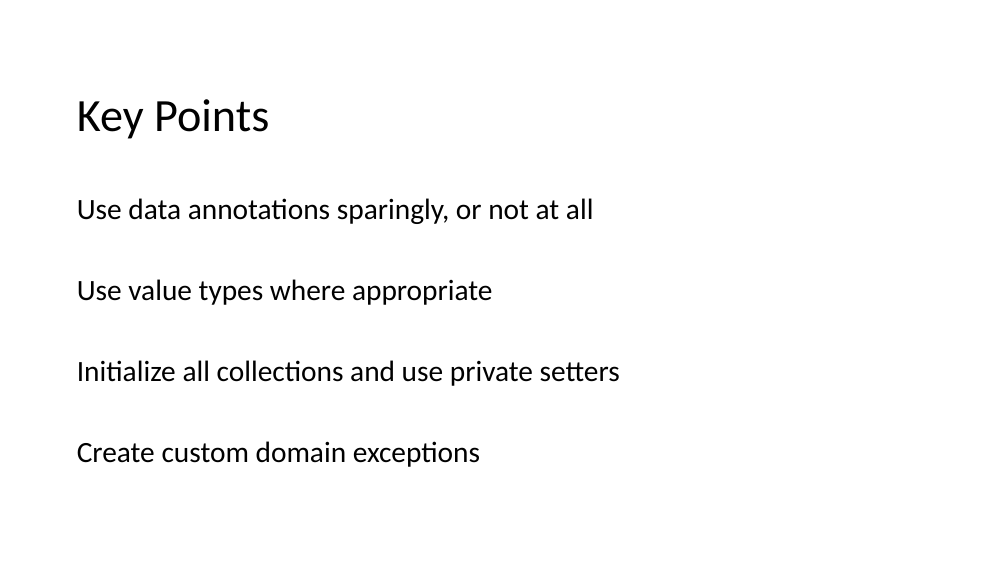
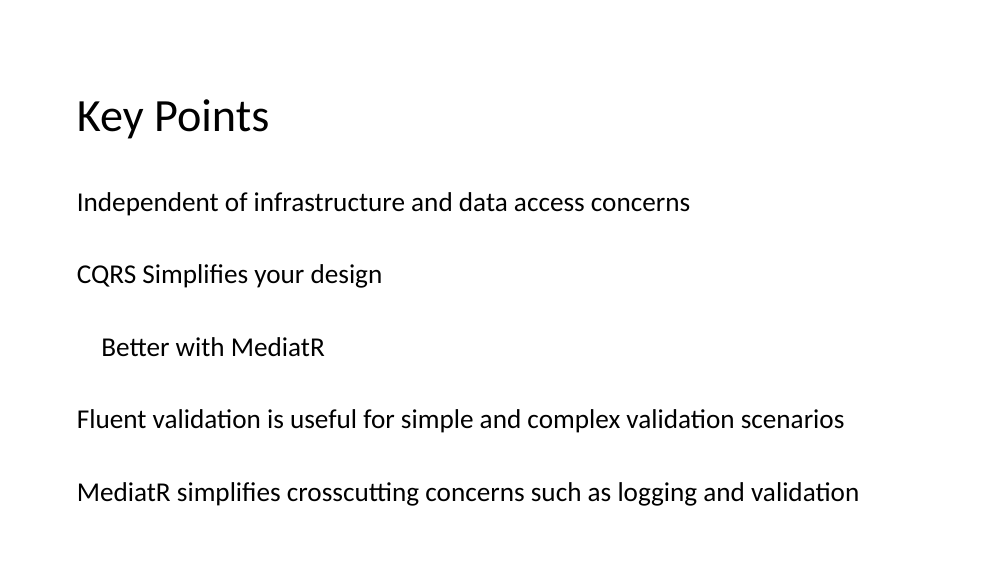
Before and after one commit to EnterpriseProductsLP/tag-tech-spikes, a slide deck: slide 13 of src/end-to-end-example/Presentation/Clean Architecture with .Net Core.pptx. Drawn at 1008x567 pixels with LibreOffice and Linux fonts; fonts in the diff are those of the drawing. Boxes give left, top, right and bottom in pixels: in the first picture for what was removed or moved away, otherwise in the second. Text is boxed around its words. In the diff, an @@ line names an element or a change of style, - is before the commit and + after.

```diff
--- a/src/end-to-end-example/Presentation/Clean Architecture with .Net Core.pptx
+++ b/src/end-to-end-example/Presentation/Clean Architecture with .Net Core.pptx
@@ text at box(77, 192, 859, 506): text changed; size 28 to 25.9 pt @@
-Use data annotations sparingly, or not at all
-Use value types where appropriate
-Initialize all collections and use private setters
-Create custom domain exceptions
+Independent of infrastructure and data access concerns
+CQRS Simplifies your design
+Better with MediatR
+Fluent validation is useful for simple and complex validation scenarios
+MediatR simplifies crosscutting concerns such as logging and validation
```
Also in this commit, not shown: 2 other slides changed, 3 slides added, 20 other files.
